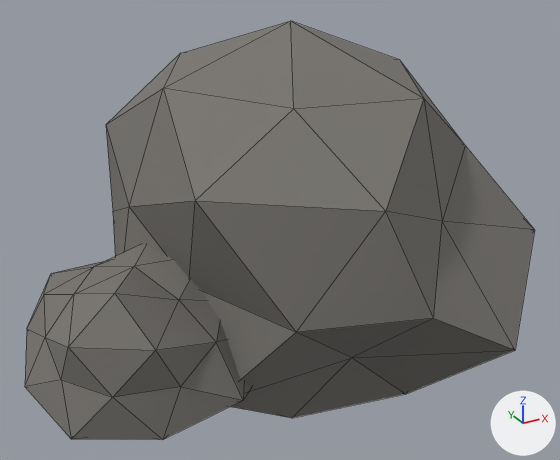
Renders of the glTF model demos/sitepulse-unity/Assets/Sitepulse/Art/Models/Props/rock_b.glb from each side of a commit.
Before and after are seen from a camera (50 mm lens) standing at (-1.64, -2.89, 1.75) and looking at (-0.12, -0.12, 0.37). Arrows for +X, +Y and +Z are at lower right; the lights stay in place. The older version comes first. Mesh edges are drawn as thin lines. Where no turn or scale is listed for an object, it has been applied to the vertices. Vertices at exactly the same position are counted once.

Names of what the first picture shows: 'Body_LOD0'.
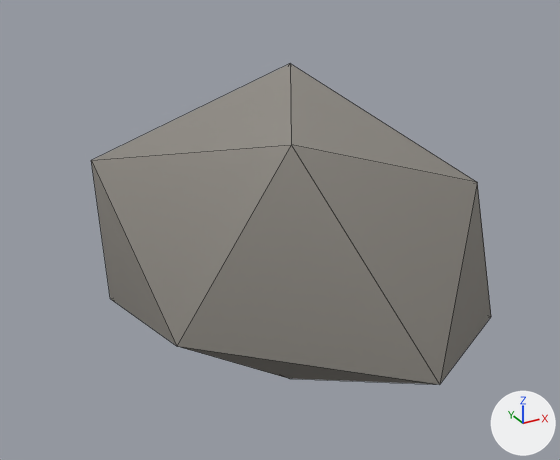
What differs and where, as boxes (x1, y1, x2, y2) in the pictures (560 x 460 px):
'Body_LOD0', recoloured, reshaped (21% narrower, 23% shorter): before (25, 21, 534, 439); after (91, 64, 491, 384)
part 1 of me_body_lod0_mesh, rebuilt (7% narrower, 19% shorter): before (106, 21, 534, 418); after (91, 64, 491, 384)
part 2 of me_body_lod0_mesh, deleted: before (25, 245, 251, 439)

Patch to the scene script:
```diff
--- a/demos/sitepulse-unity/Assets/Sitepulse/Art/Models/Props/rock_b.glb.py
+++ b/demos/sitepulse-unity/Assets/Sitepulse/Art/Models/Props/rock_b.glb.py
@@ mat_m_rock @@
 n0 = _N.new('ShaderNodeBsdfPrincipled'); n0.name = 'Principled BSDF'
-n0.inputs[0].default_value = (0.185, 0.175, 0.16, 1.0)  # 'Base Color', grey #77746f
-n0.inputs[2].default_value = 0.88  # 'Roughness'
+n0.inputs[2].default_value = 0.9  # 'Roughness'
 n1 = _N.new('ShaderNodeOutputMaterial'); n1.name = 'Material Output'
+n2 = _N.new('ShaderNodeMix'); n2.name = 'Mix'
+n2.data_type = 'RGBA'
+n2.blend_type = 'MULTIPLY'
+n2.inputs[0].default_value = 1.0  # 'Factor'
+n2.inputs[7].default_value = (0.3, 0.282, 0.252, 1.0)  # 'B', grey #959189
+n3 = _N.new('ShaderNodeVertexColor'); n3.name = 'Color Attribute'
 _L.new(n0.outputs[0], n1.inputs[0])  # 'BSDF' to 'Surface'
+_L.new(n2.outputs[2], n0.inputs[0])  # 'Result' to 'Base Color'
+_L.new(n3.outputs[0], n2.inputs[6])  # 'Color' to 'A'
@@ me_body_lod0_mesh @@
 # used by ob_body_lod0; location = (0.0, 0.0, 0.0)
-me_body_lod0_mesh.from_pydata(...)  # 84 vertices, 160 faces; spans x -1.31..0.91, y -1.04..0.94, z -0.43..1.25
+me_body_lod0_mesh.from_pydata(...)  # 12 vertices, 20 faces; spans x -0.76..0.8, y -1.11..1.0, z -0.12..0.94
+# me_body_lod0_mesh part 1: the loose piece of 42 vertices spanning x -0.85..0.91, y -1.04..0.94, z -0.43..1.25 is rebuilt with 12 vertices and now spans x -0.76..0.8, y -1.11..1.0, z -0.12..0.94
+# me_body_lod0_mesh part 2: the loose piece of 42 vertices spanning x -1.31..-0.42, y -0.76..0.15, z -0.17..0.48 is deleted
 me_body_lod0_mesh.materials.append(mat_m_rock)
```
